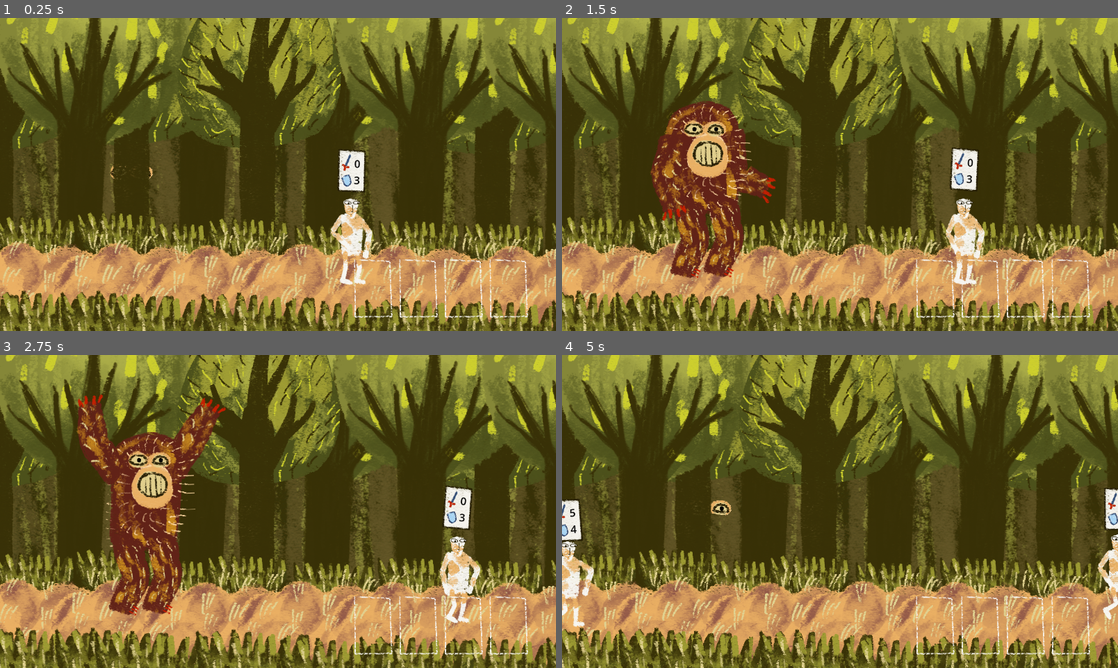
Above: before the commit, frames 1-4 (two rows, left to right).
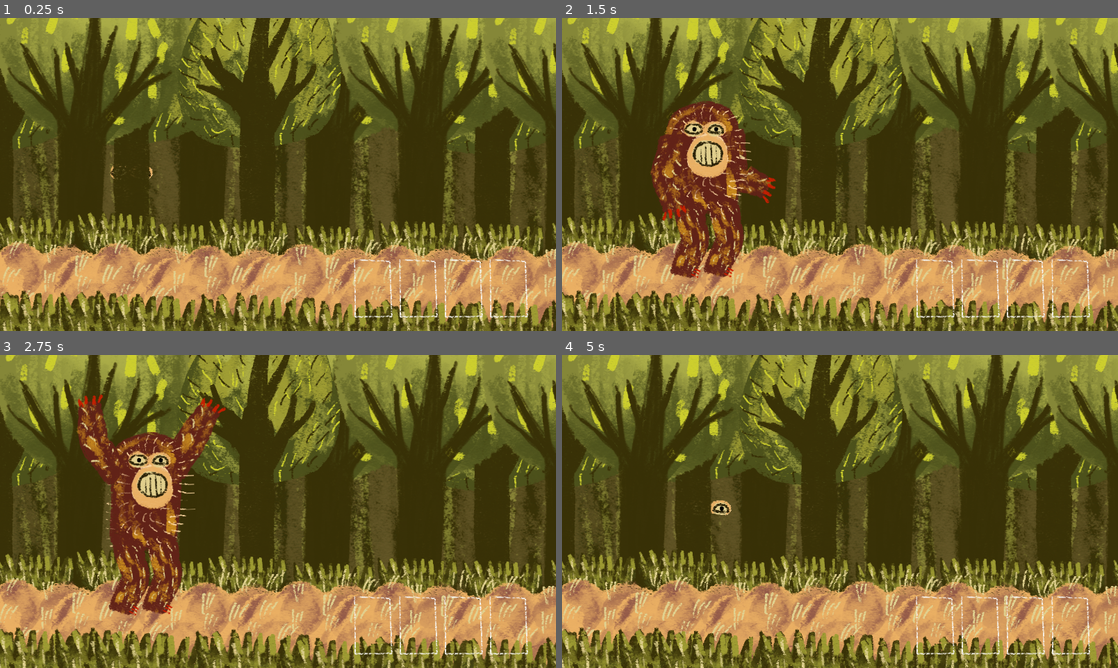
Above: after the commit, the same moments.

Repository: fguillen/The-Forest-Monster-and-the-Cards-Championship
Game: Godot game, scene res://testing/forest.tscn
Same seed, same stepped clock (60 frames per second), same inputs: the game is played once before the commit and once after it. Sound files missing from this copy of the repository are replaced by a short silence.
Inputs (mouse positions are in pixels of both pictures, inside the frame that each line leads up to):
- Up to frame 1 (0.25 s): no input
- Up to frame 2 (1.5 s): tap Enter (ui_accept) at 0.5, 0.77 s; move the mouse to (962, 158) at 0.52 s; hold Right (ui_right) 0.53-1.28 s; click (962, 158) at 0.67 s; move the mouse to (728, 190) at 1.27 s; hold Down (ui_down) from 1.28 s (still down)
- Up to frame 3 (2.75 s): tap Enter (ui_accept) at 1.52 s; move the mouse to (333, 442) at 2.02 s; release Down (ui_down) at 2.03 s; hold Right (ui_right) from 2.03 s (still down)
- Up to frame 4 (5 s): move the mouse to (812, 574) at 2.77 s; release Right (ui_right) at 2.78 s; hold Up (ui_up) 2.78-3.53 s; click (812, 574) at 2.92 s; tap Enter (ui_accept) at 3.02, 3.77, 4.52 s; move the mouse to (1006, 558) at 3.52 s; hold Left (ui_left) from 3.53 s (still down); move the mouse to (673, 464) at 4.27 s

The runs differ from the first frame. In frame 1, 1.6% of the frame differs, in the area x 59-67%, y 42-86%; in frame 2, 1.6%; in frame 3, 1.7%; in frame 4, 2.0%, in the area x 0-100%, y 42-87%.

Commit message:
Monster doesn't pickup while idle

Diff:
--- a/actors/monster_riggid_3.tscn
+++ b/actors/monster_riggid_3.tscn
@@ -216,6 +216,18 @@
 "transitions": PackedFloat32Array(1, 1, 1),
 "update": 0,
 "values": [Vector2(-1, -67), Vector2(-1, -49), Vector2(-1, -67)]
+}
+tracks/6/type = "value"
+tracks/6/imported = false
+tracks/6/enabled = true
+tracks/6/path = NodePath("PickArea2D:monitoring")
+tracks/6/interp = 1
+tracks/6/loop_wrap = true
+tracks/6/keys = {
+"times": PackedFloat32Array(0),
+"transitions": PackedFloat32Array(1),
+"update": 1,
+"values": [false]
 }
 
 [sub_resource type="Animation" id="Animation_8w6g1"]
--- a/testing/forest.tscn
+++ b/testing/forest.tscn
@@ -8,7 +8,6 @@
 [ext_resource type="Texture2D" uid="uid://bc0shb4yt2nlp" path="res://road.png" id="4_jwmf3"]
 [ext_resource type="Texture2D" uid="uid://copauticogsmb" path="res://grass.png" id="5_n1yta"]
 [ext_resource type="PackedScene" uid="uid://bp1g6f2qxumcn" path="res://actors/monster_riggid_3.tscn" id="10_fnlqw"]
-[ext_resource type="PackedScene" uid="uid://bol8dpj3j7s0x" path="res://actors/paseant.tscn" id="11_85lh6"]
 [ext_resource type="PackedScene" uid="uid://s2a7n4743ock" path="res://paseant_spawner.tscn" id="12_pby02"]
 [ext_resource type="PackedScene" uid="uid://cufupnieqm5ot" path="res://ui/forest_deck.tscn" id="12_uq5et"]
 [ext_resource type="PackedScene" uid="uid://vb6a1yxef6do" path="res://effects/effect_sound.tscn" id="12_vhvwt"]
@@ -319,9 +318,8 @@
 [node name="PaseantSpawner" parent="." instance=ExtResource("12_pby02")]
 z_index = 1
 position = Vector2(-704, 214)
-
-[node name="Paseant" parent="PaseantSpawner" instance=ExtResource("11_85lh6")]
-position = Vector2(1003, -16)
+spawn_interval_min = 3.0
+spawn_interval_max = 8
 
 [node name="Ground" type="StaticBody2D" parent="."]
 collision_layer = 32
Not shown: 1 places in testing/forest.tscn that only renumber resources
